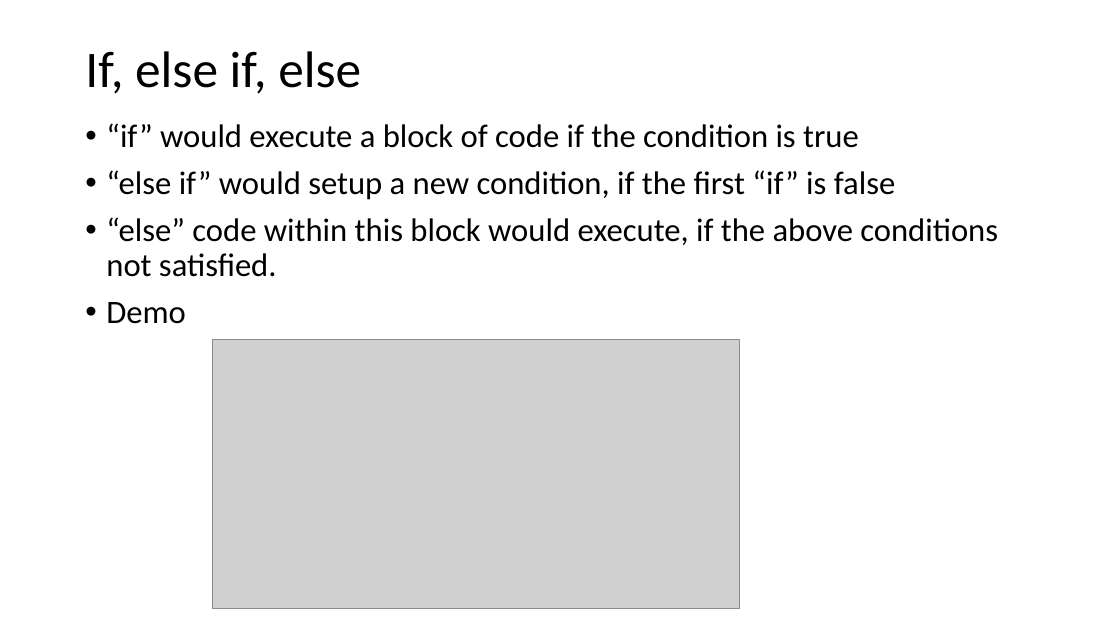
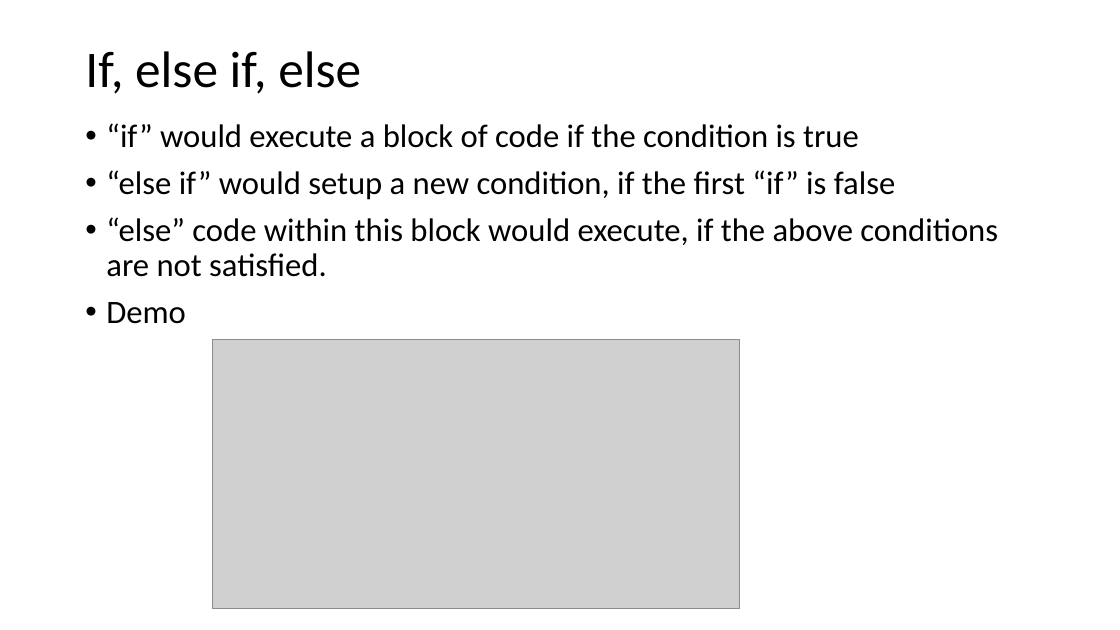
Before and after one commit to honching0316/SASE_WebApplication_Calculator, a slide deck: slide 11 of SASE_Technique_Workshop.pptx. Drawn at 1120x630 pixels with LibreOffice and Linux fonts; fonts in the diff are those of the drawing; grey boxes stand for pictures. Boxes give left, top, right and bottom in pixels: in the first picture for what was removed or moved away, otherwise in the second. Text is boxed around its words. In the diff, an @@ line names an element or a change of style, - is before the commit and + after.

```diff
--- a/SASE_Technique_Workshop.pptx
+++ b/SASE_Technique_Workshop.pptx
@@ text at box(106, 217, 998, 277): text changed @@
-• “else” code within this block would execute, if the above conditions not satisfied.
+• “else” code within this block would execute, if the above conditions are not satisfied.
```
Also in this commit, not shown: 11 other slides changed.
